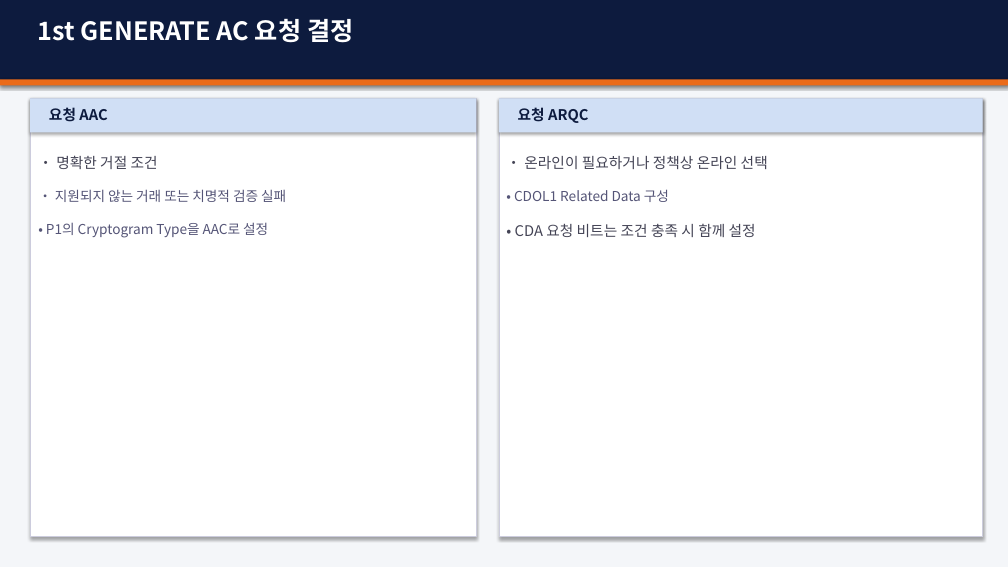
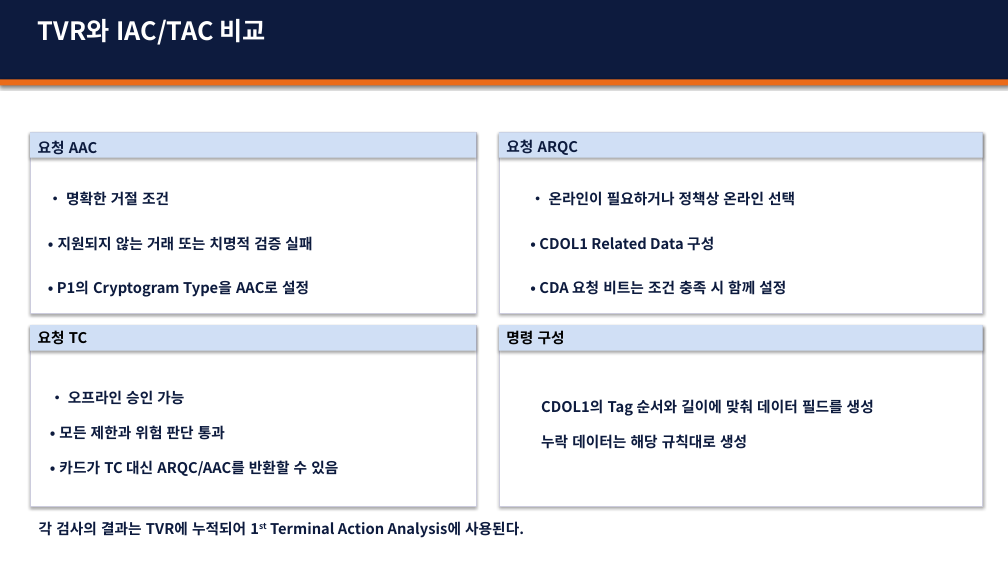
Before and after one commit to tjdguswls01/SeongHyeonJin_em, a slide deck: slide 27 of kernel/02_AMEX/amex.pptx (slide 28 before the commit). Drawn at 1008x567 pixels with LibreOffice and Linux fonts; fonts in the diff are those of the drawing. Boxes give left, top, right and bottom in pixels: in the first picture for what was removed or moved away, otherwise in the second. Text is boxed around its words. In the diff, an @@ line names an element or a change of style, - is before the commit and + after.

```diff
--- a/kernel/02_AMEX/amex.pptx
+++ b/kernel/02_AMEX/amex.pptx
@@ rectangle removed at [0, 0, 1008, 567] @@
@@ text at [38, 19, 266, 45]: text changed @@
-1st GENERATE AC 요청 결정
+TVR와 IAC/TAC 비교
@@ text "요청 AAC": place and size @@
-text "요청 AAC" at [49, 107, 107, 122]
+text "요청 AAC" at [38, 140, 97, 155]
@@ rectangle: place and size @@
-rectangle at [30, 98, 476, 132]
+rectangle at [30, 132, 476, 158]
@@ rectangle: place and size @@
-rectangle at [30, 98, 476, 537]
+rectangle at [30, 132, 476, 313]
@@ text "요청 ARQC": place and size @@
-text "요청 ARQC" at [518, 107, 588, 123]
+text "요청 ARQC" at [506, 139, 578, 155]
@@ rectangle: place and size @@
-rectangle at [499, 98, 983, 132]
+rectangle at [499, 132, 983, 158]
@@ rectangle: place and size @@
-rectangle at [499, 98, 983, 537]
+rectangle at [499, 132, 983, 313]
@@ text "• 명확한 거절 조건": place and size @@
-text "• 명확한 거절 조건" at [46, 155, 286, 238]
+text "• 명확한 거절 조건" at [57, 191, 312, 297]
@@ text "• 명확한 거절 조건" at [57, 191, 312, 297]: text colour #444455 to #0D1B3E in "• 명확한 거절 조건"; bold on; size 13 to 14 pt, text colour #555577 to #0D1B3E in "• 지원되지 않는 거래 또는 치명적 검증 ...", "• P1의 Cryptogram Type을 AAC로 설정"; line spacing 2 to 2.5 @@
@@ text "• 온라인이 필요하거나 정책상 온라인 ...": place and size @@
-text "• 온라인이 필요하거나 정책상 온라인 ..." at [514, 156, 768, 237]
+text "• 온라인이 필요하거나 정책상 온라인 ..." at [539, 191, 795, 295]
@@ text "• 온라인이 필요하거나 정책상 온라인 ..." at [539, 191, 795, 295]: text colour #444455 to #0D1B3E in "• 온라인이 필요하거나 정책상 온라인 선택", "• CDA 요청 비트는 조건 충족 시 ..."; bold on; size 13 to 14 pt, text colour #555577 to #0D1B3E in "• CDOL1 Related Data 구성"; line spacing 2 to 2.5 @@
@@ rectangle added at [30, 325, 476, 506], fill #FFFFFF, outline #CCCCDD 0.75 pt @@
@@ rectangle added at [30, 325, 476, 351], fill #D0DFF5 @@
@@ rectangle added at [499, 325, 983, 506], fill #FFFFFF, outline #CCCCDD 0.75 pt @@
@@ rectangle added at [499, 325, 983, 351], fill #D0DFF5 @@
@@ text added at [38, 330, 87, 345], 14 pt, text #000000, bold @@
+요청 TC
@@ text added at [506, 330, 565, 345], 14 pt, text #000000, bold @@
+명령 구성
@@ text added at [59, 390, 338, 476], 14 pt, text #0D1B3E, bold @@
+• 오프라인 승인 가능
+• 모든 제한과 위험 판단 통과
+• 카드가 TC 대신 ARQC/AAC를 반환할 수 있음
@@ text added at [541, 399, 874, 449], 14 pt, text #0D1B3E, bold @@
+CDOL1의 Tag 순서와 길이에 맞춰 데이터 필드를 생성
+누락 데이터는 해당 규칙대로 생성
@@ text added at [39, 521, 524, 538], 14 pt, text #0D1B3E, bold @@
+각 검사의 결과는 TVR에 누적되어 1st Terminal Action Analysis에 사용된다.
```
Also in this commit, not shown: 17 other slides changed, 1 slide removed, 2 other files.
